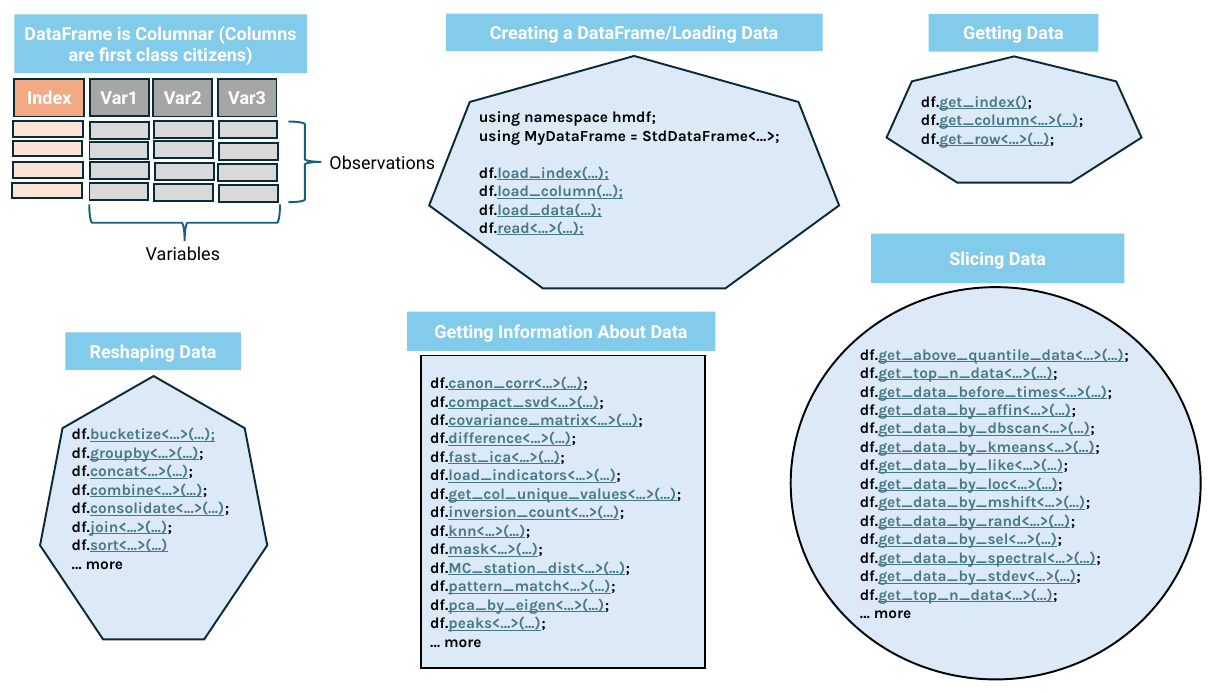
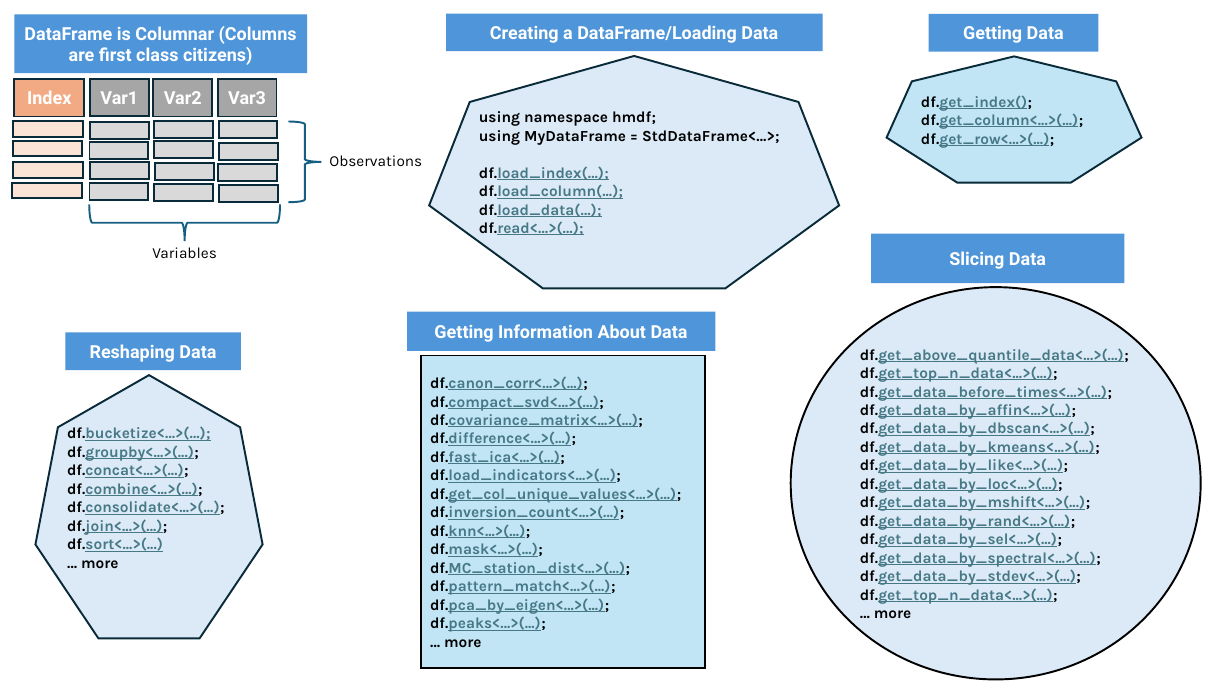
Before and after one commit to hosseinmoein/DataFrame, a slide deck: slide 1 of docs/CheatSheet.pptx. Drawn at 1232x693 pixels with LibreOffice and Linux fonts; fonts in the diff are those of the drawing. Boxes give left, top, right and bottom in pixels: in the first picture for what was removed or moved away, otherwise in the second. Text is boxed around its words. In the diff, an @@ line names an element or a change of style, - is before the commit and + after.

```diff
--- a/docs/CheatSheet.pptx
+++ b/docs/CheatSheet.pptx
@@ heptagon "df.get_index();" at (887,56,1142,183): fill #DCEAF7 to #C1E5F5 @@
@@ text "Observations" at (329,155,422,166): size 14 to 12 pt, font Roboto to Karla @@
@@ text "Variables" at (152,247,217,258): size 14 to 12 pt, font Roboto to Karla @@
@@ fill #83CBEB to #4E95D9 in 6 elements at (446,14,823,52), (66,333,241,371), (14,15,307,74), (929,14,1099,52), (408,311,716,351), (872,234,1125,284) @@
@@ rectangle "df.canon_corr<...>(...);" at (421,356,705,668): fill #DCEAF7 to #C1E5F5 @@
@@ heptagon "df.bucketize<…>(…);": place and size @@
-heptagon "df.bucketize<…>(…);" at (40,376,267,640)
+heptagon "df.bucketize<…>(…);" at (35,375,262,639)
```
Also in this commit, not shown: 2 other slides changed, 1 other file.
